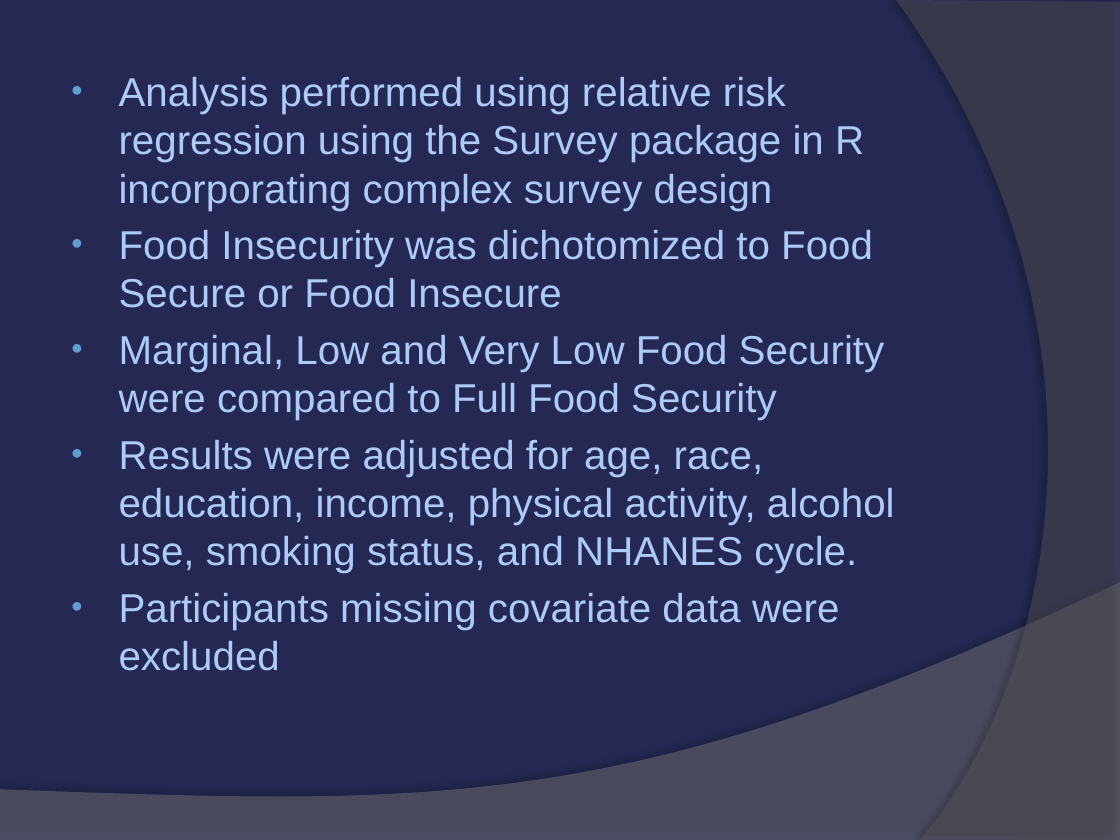
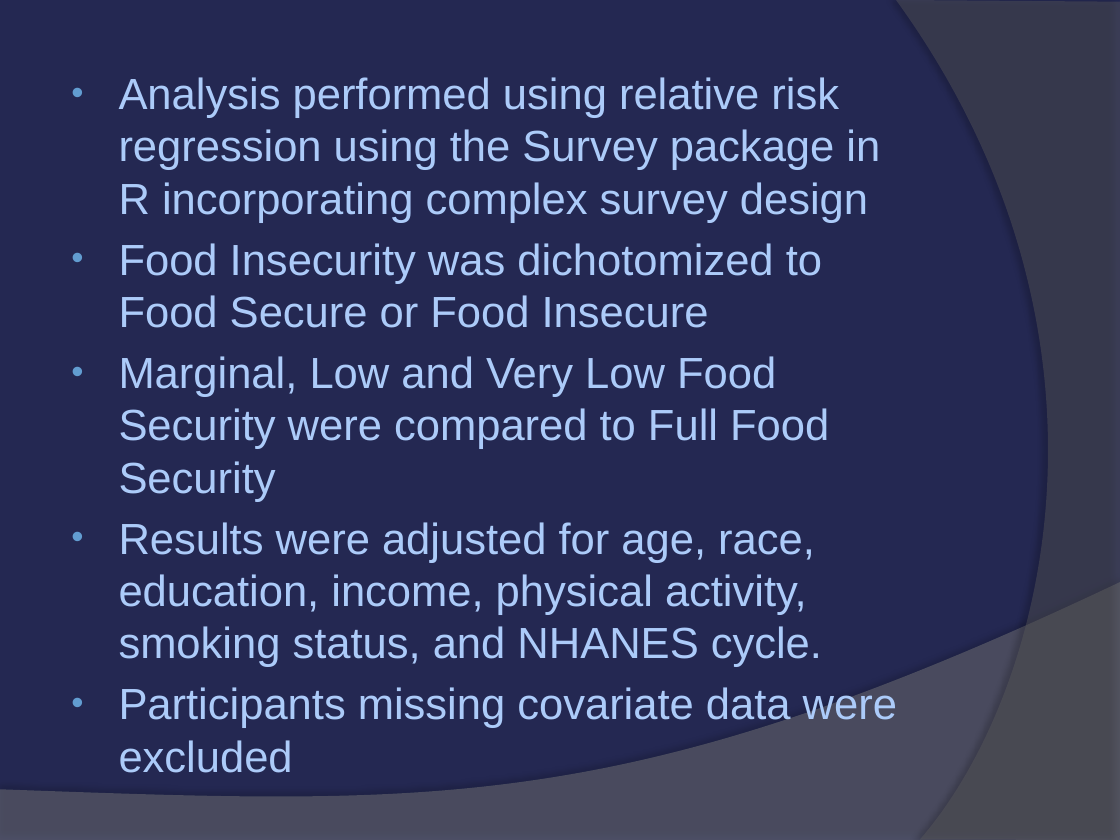
Before and after one commit to carolineledbetter/Capstone-Project, a slide deck: slide 4 of Reports/Forum Presentation.pptx. Drawn at 1120x840 pixels with LibreOffice and Linux fonts; fonts in the diff are those of the drawing. Boxes give left, top, right and bottom in pixels: in the first picture for what was removed or moved away, otherwise in the second. Text is boxed around its words. In the diff, an @@ line names an element or a change of style, - is before the commit and + after.

Commit message:
remove alcohol use

```diff
--- a/Reports/Forum Presentation.pptx
+++ b/Reports/Forum Presentation.pptx
@@ text at (x1=119, y1=77, x2=897, y2=773): size 25.9 to 28 pt in "Analysis performed using relative risk regression using ...", "Food Insecurity was dichotomized to Food Secure ...", "Marginal, Low and Very Low Food Security ...", "Participants missing covariate data were excluded" @@
@@ text at (x1=119, y1=522, x2=822, y2=667): text changed; size 25.9 to 28 pt @@
-• Results were adjusted for age, race, education, income, physical activity, alcohol use, smoking status, and NHANES cycle.
+• Results were adjusted for age, race, education, income, physical activity, smoking status, and NHANES cycle.
```
